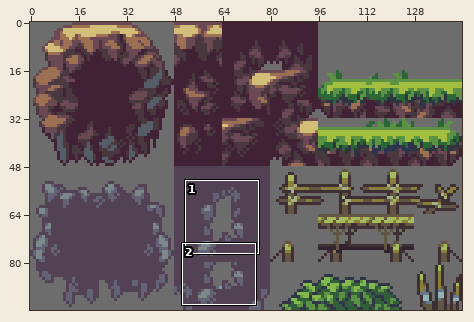
Sprite sheet: assets/sprites/world/world-tiles.png. The first picture is a wide view before the edit; the outline marks the close-up.
Close-up. As it was:
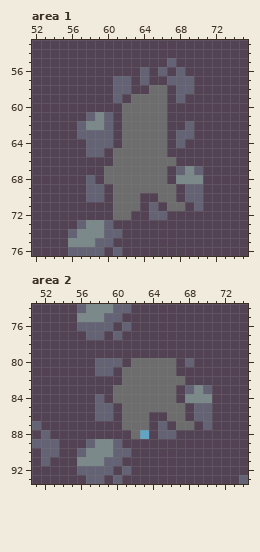
The file is 144x96 pixels. Colours within 5 levels of each other are drawn and written as one. Shown: area 1: x 52..75, y 53..76; area 2: x 51..74, y 74..93. The commit also changed other parts of the picture, which this record leaves out.
The same view after the edit:
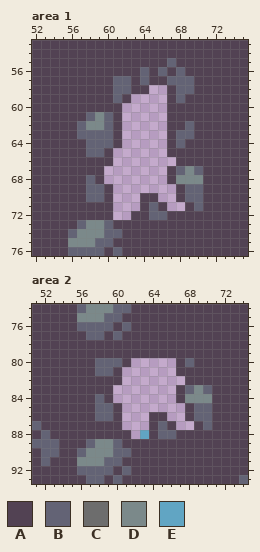
Palette (. is transparent): A #524253  B #636375  C #6d6d6d  D #7b898a  E #61a5c3
What changed:
Changed rows in their new state; - is an unchanged pixel.
Area 1:
first column x 60:
58 -----..--
59 ---....--
60 --.....--
61 --.....--
62 --.....--
63 --.....--
64 --.....--
65 -......--
66 -.......-
67 .......--
68 .......--
69 -.......-
70 -...--..-
71 -...---..
72 -..------
Area 2:
first column x 60:
80 --.....--
81 -......--
82 -.......-
83 .......--
84 .......--
85 -.......-
86 -...--..-
87 -...---..
88 --.------
Boxes around the changes in both close-ups, in picture pixels (x1, y1, x2, y2):
erased: (104, 85, 185, 220)
erased: (113, 358, 194, 439)
